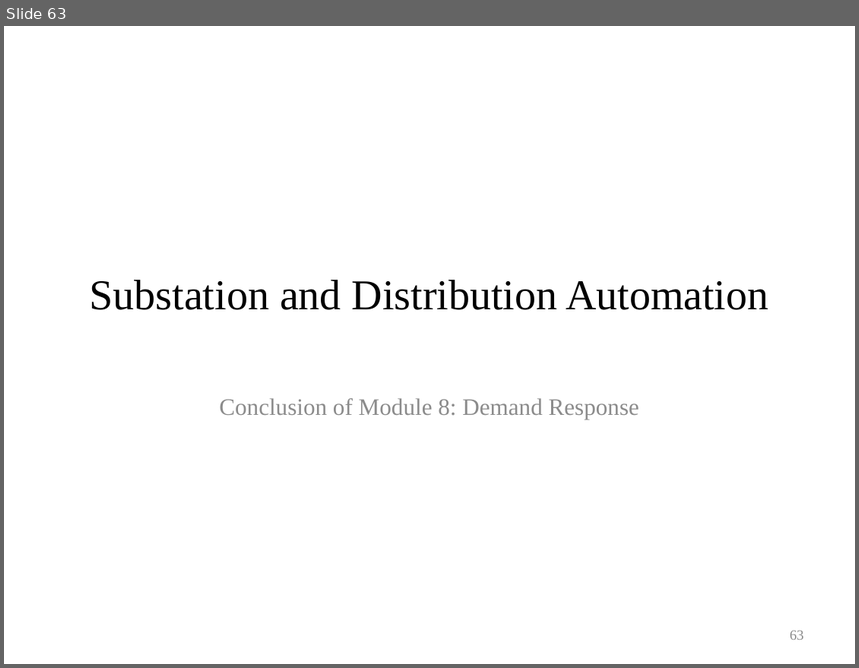
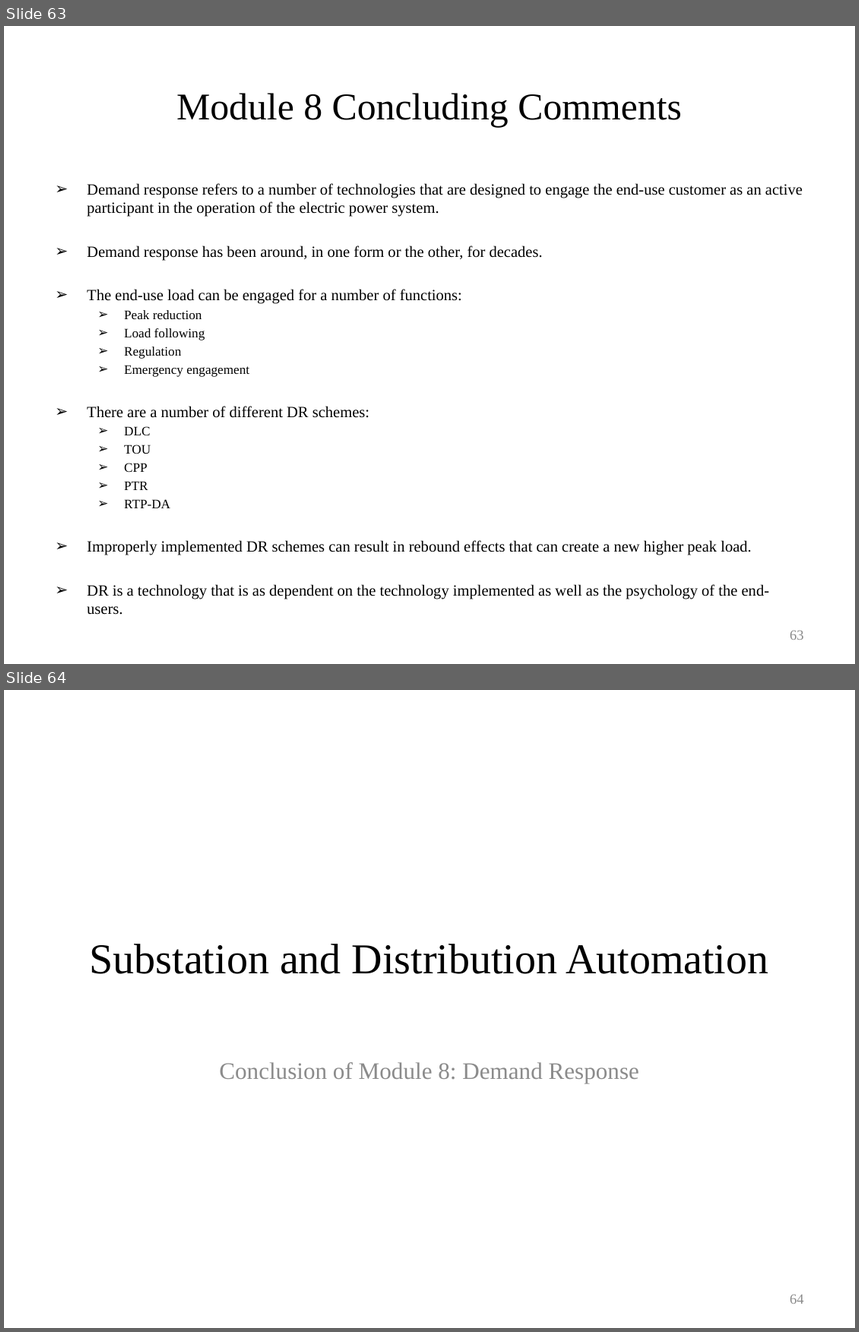
Before and after one commit to gridlab-d/course, a slide deck: University of Washington Class/Module 8 - Demand response.pptx. Shown one above the other, each under a label of ours: slide 63 before the commit, slides 63 and 64 after it. The pictures are 859x668 and 859x1332 pixels, drawn with LibreOffice and Linux fonts; fonts in the diff are those of the drawing; background and template pictures are left out. Boxes give left, top, right and bottom in pixels: in the first picture for what was removed or moved away, otherwise in the second. Text is boxed around its words. In the diff, an @@ line names an element or a change of style, - is before the commit and + after.

```diff
--- a/University of Washington Class/Module 8 - Demand response.pptx
+++ b/University of Washington Class/Module 8 - Demand response.pptx
@@ slide 63 added at (4, 26, 855, 664), background #FFFFFF @@
@@ title added at (177, 93, 682, 127), 32 pt, text #000000 @@
+Module 8 Concluding Comments
@@ text added at (87, 183, 803, 600), 13.2 pt, text #000000 @@
+➢ Demand response refers to a number of technologies that are designed to engage the end-use customer as an active participant in the operation of the electric power system.
+➢ Demand response has been around, in one form or the other, for decades.
+➢ The end-use load can be engaged for a number of functions:
+  ➢ Peak reduction
+  ➢ Load following
+  ➢ Regulation
+  ➢ Emergency engagement
+➢ There are a number of different DR schemes:
+  ➢ DLC
+  ➢ TOU
+  ➢ CPP
+  ➢ PTR
+  ➢ RTP-DA
+➢ Improperly implemented DR schemes can result in rebound effects that can create a new higher peak load.
+➢ DR is a technology that is as dependent on the technology implemented as well as the psychology of the end-users.
@@ page number added at (790, 631, 804, 640), 12 pt, text #8C8C8C @@
+63
@@ what was slide 63 is now slide 64 @@
@@ page number at (790, 1295, 804, 1304): text changed @@
-63
+64
```
Also in this commit, not shown: 24 other files.
